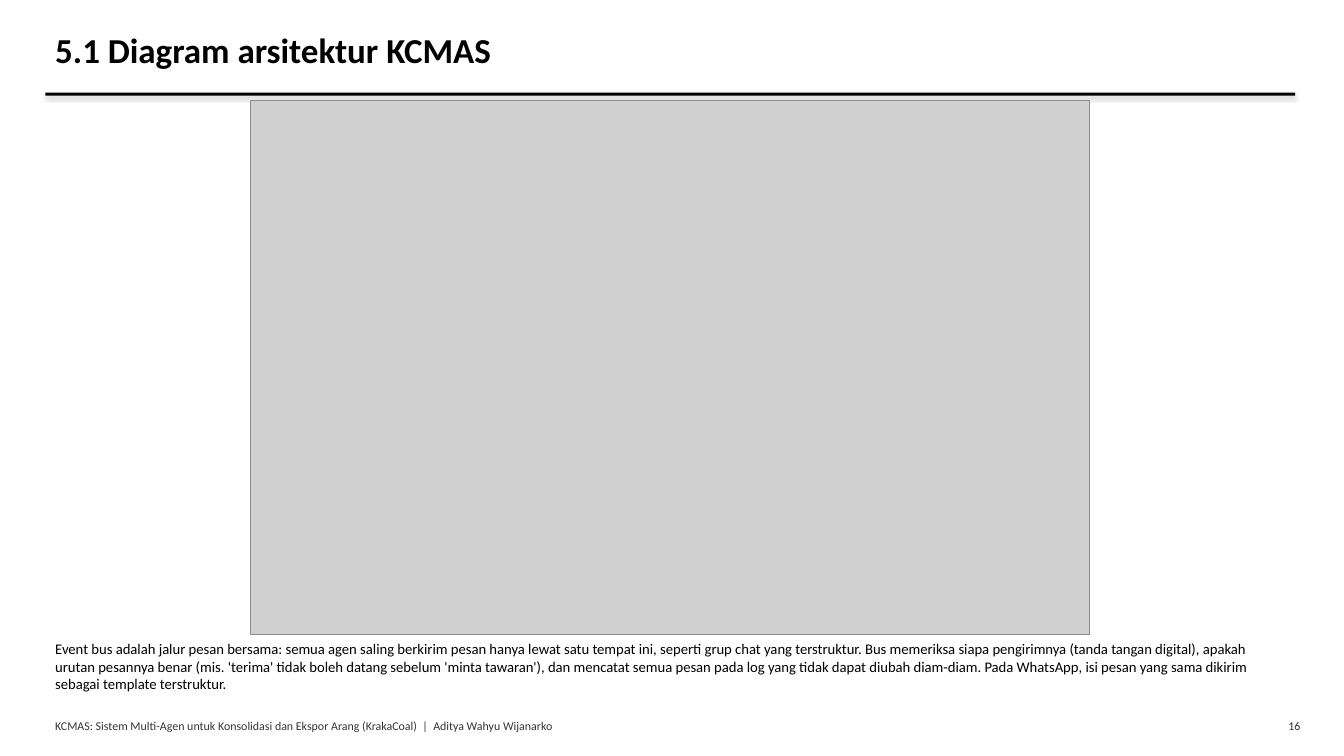
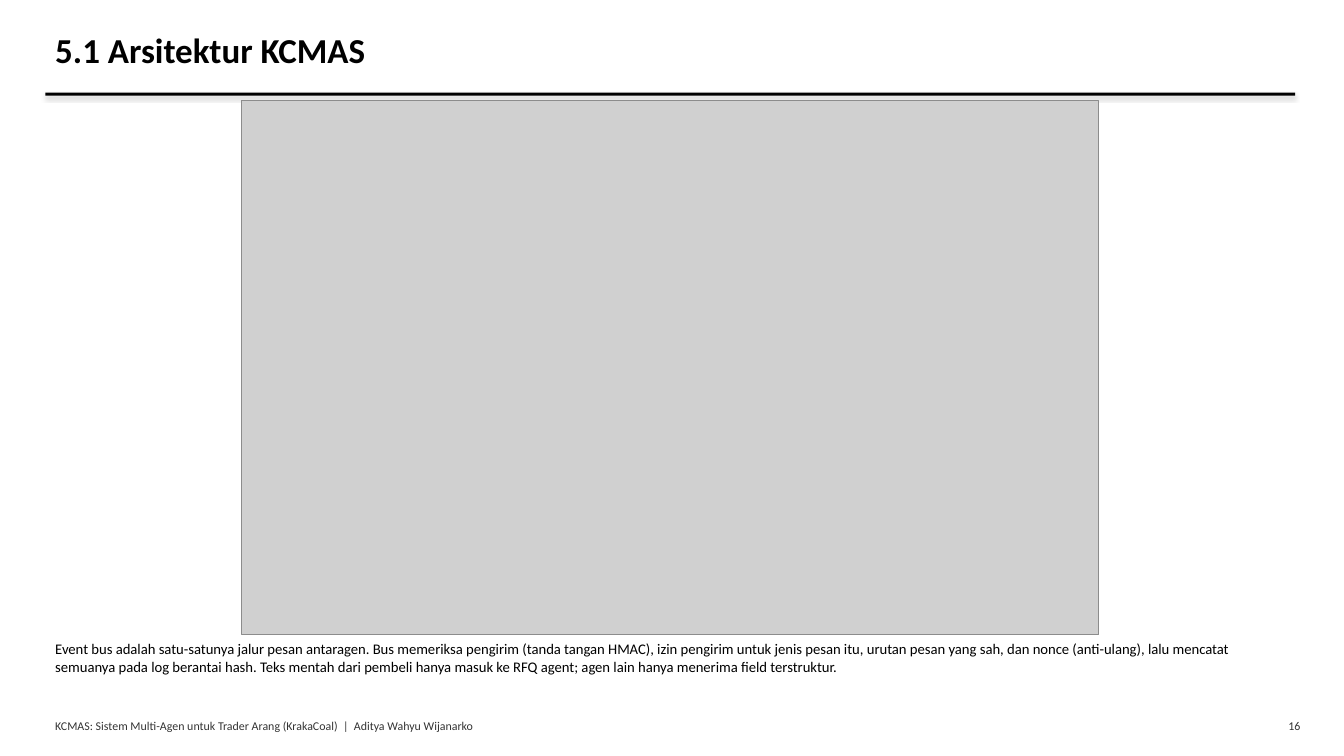
Before and after one commit to AdityaIKO/Agentic-Enterprise, a slide deck: slide 16 of docs/Presentasi_Tugas1.pptx. Drawn at 1344x756 pixels with LibreOffice and Linux fonts; fonts in the diff are those of the drawing; grey boxes stand for pictures. Boxes give left, top, right and bottom in pixels: in the first picture for what was removed or moved away, otherwise in the second. Text is boxed around its words. In the diff, an @@ line names an element or a change of style, - is before the commit and + after.

```diff
--- a/docs/Presentasi_Tugas1.pptx
+++ b/docs/Presentasi_Tugas1.pptx
@@ text at box(55, 38, 366, 64): text changed @@
-5.1 Diagram arsitektur KCMAS
+5.1 Arsitektur KCMAS
@@ picture: place and size @@
-picture at box(251, 101, 1090, 635)
+picture at box(242, 101, 1099, 635)
@@ text at box(55, 643, 1229, 675): text changed @@
-Event bus adalah jalur pesan bersama: semua agen saling berkirim pesan hanya lewat satu tempat ini, seperti grup chat yang terstruktur. Bus memeriksa siapa pengirimnya (tanda tangan digital), apakah urutan pesannya benar (mis. 'terima' tidak boleh datang sebelum 'minta tawaran'), dan mencatat semua pesan pada log yang tidak dapat diubah diam-diam. Pada WhatsApp, isi pesan yang sama dikirim sebagai template terstruktur.
+Event bus adalah satu-satunya jalur pesan antaragen. Bus memeriksa pengirim (tanda tangan HMAC), izin pengirim untuk jenis pesan itu, urutan pesan yang sah, dan nonce (anti-ulang), lalu mencatat semuanya pada log berantai hash. Teks mentah dari pembeli hanya masuk ke RFQ agent; agen lain hanya menerima field terstruktur.
@@ text at box(55, 721, 473, 732): text changed @@
-KCMAS: Sistem Multi-Agen untuk Konsolidasi dan Ekspor Arang (KrakaCoal) | Aditya Wahyu Wijanarko
+KCMAS: Sistem Multi-Agen untuk Trader Arang (KrakaCoal) | Aditya Wahyu Wijanarko
```
Also in this commit, not shown: 27 other slides changed, 25 slides added, 22 slides removed, 53 other files.
